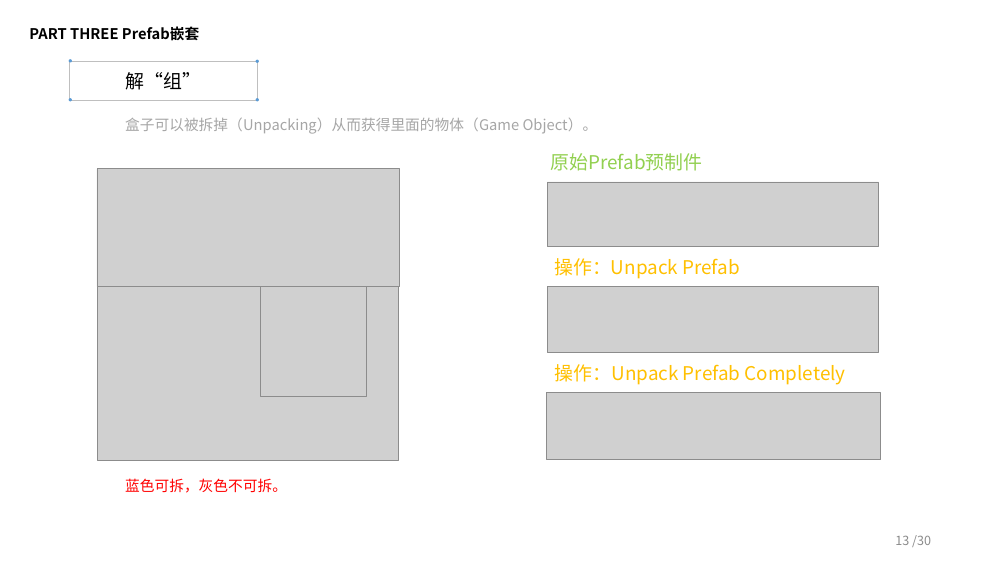
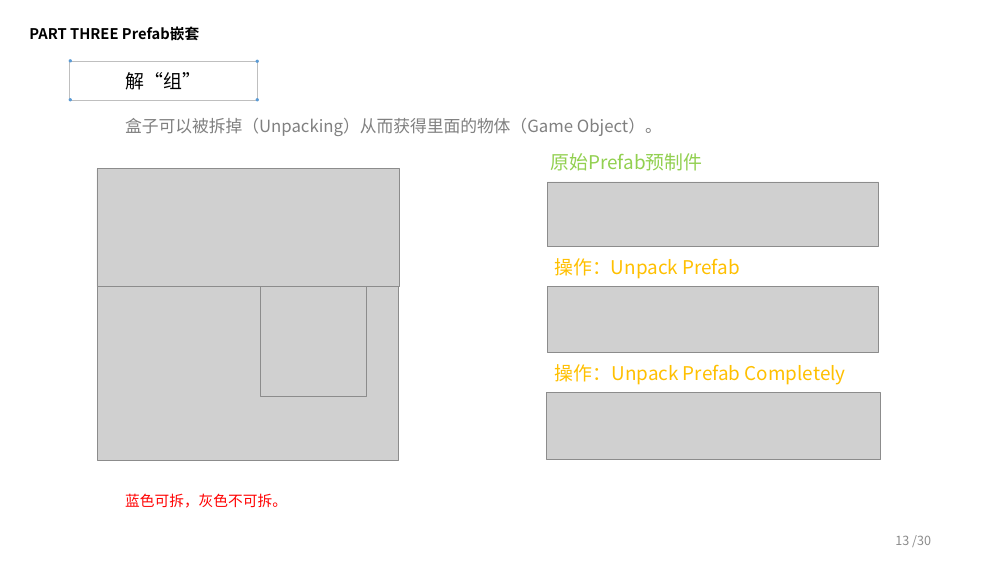
Before and after one commit to BingbingXu/NestedPrefab_Demos, a slide deck: slide 13 of Unity全新Prefab预制体系统.pptx. Drawn at 1008x567 pixels with LibreOffice and Linux fonts; fonts in the diff are those of the drawing; grey boxes stand for pictures. Boxes give left, top, right and bottom in pixels: in the first picture for what was removed or moved away, otherwise in the second. Text is boxed around its words. In the diff, an @@ line names an element or a change of style, - is before the commit and + after.

```diff
--- a/Unity全新Prefab预制体系统.pptx
+++ b/Unity全新Prefab预制体系统.pptx
@@ text "盒子可以被拆掉（Unpacking）从而获得里面的物体（Game Object）。" at [125, 118, 662, 136]: size 14 to 16 pt, text colour #A6A6A6 to #808080 @@
@@ text "蓝色可拆，灰色不可拆。": place and size @@
-text "蓝色可拆，灰色不可拆。" at [125, 478, 287, 493]
+text "蓝色可拆，灰色不可拆。" at [125, 493, 287, 508]
```
Also in this commit, not shown: 10 other slides changed.
